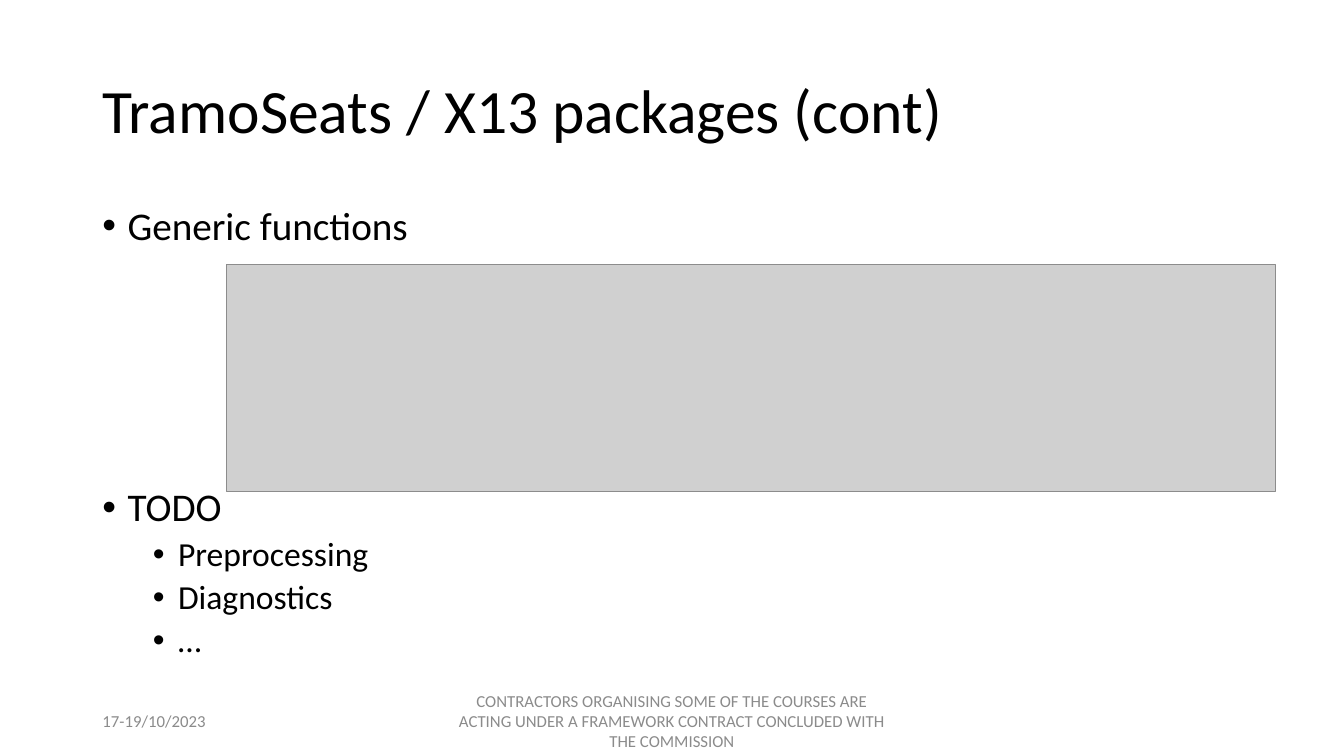
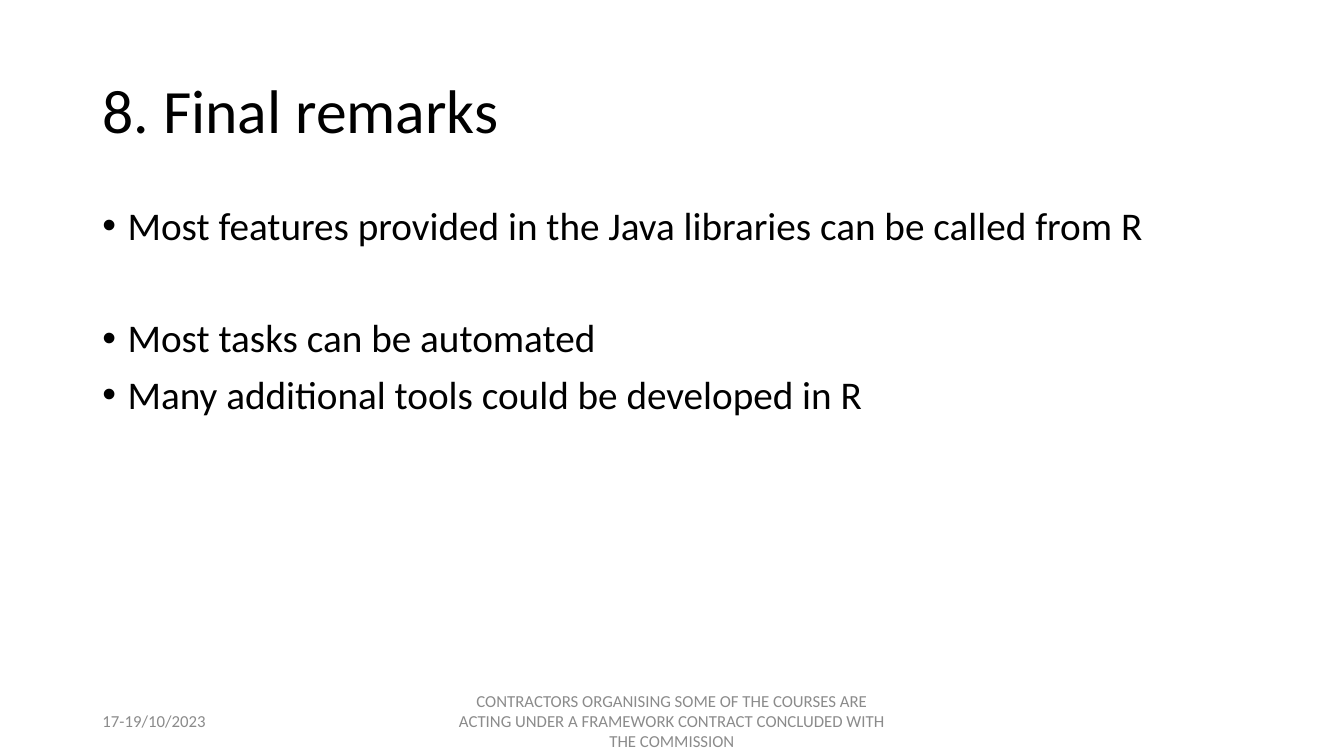
Before and after one commit to palatej/estp2023, a slide deck: slide 10 of Presentations/1.3 JD+ and R.pptx. Drawn at 1344x756 pixels with LibreOffice and Linux fonts; fonts in the diff are those of the drawing; grey boxes stand for pictures. Boxes give left, top, right and bottom in pixels: in the first picture for what was removed or moved away, otherwise in the second. Text is boxed around its words. In the diff, an @@ line names an element or a change of style, - is before the commit and + after.

```diff
--- a/Presentations/1.3 JD+ and R.pptx
+++ b/Presentations/1.3 JD+ and R.pptx
@@ title at [102,90,498,134]: text changed @@
-TramoSeats / X13 packages (cont)
+8. Final remarks
@@ text at [128,212,1142,416]: text changed; size 24 to 28 pt @@
-• Generic functions
-• TODO
-  • Preprocessing
-  • Diagnostics
-  • …
+• Most features provided in the Java libraries can be called from R
+• Most tasks can be automated
+• Many additional tools could be developed in R
@@ picture removed at [227,264,1275,492] @@
```
Also in this commit, not shown: 6 other slides changed, 1 slide added, 2 slides removed, 7 other files.
